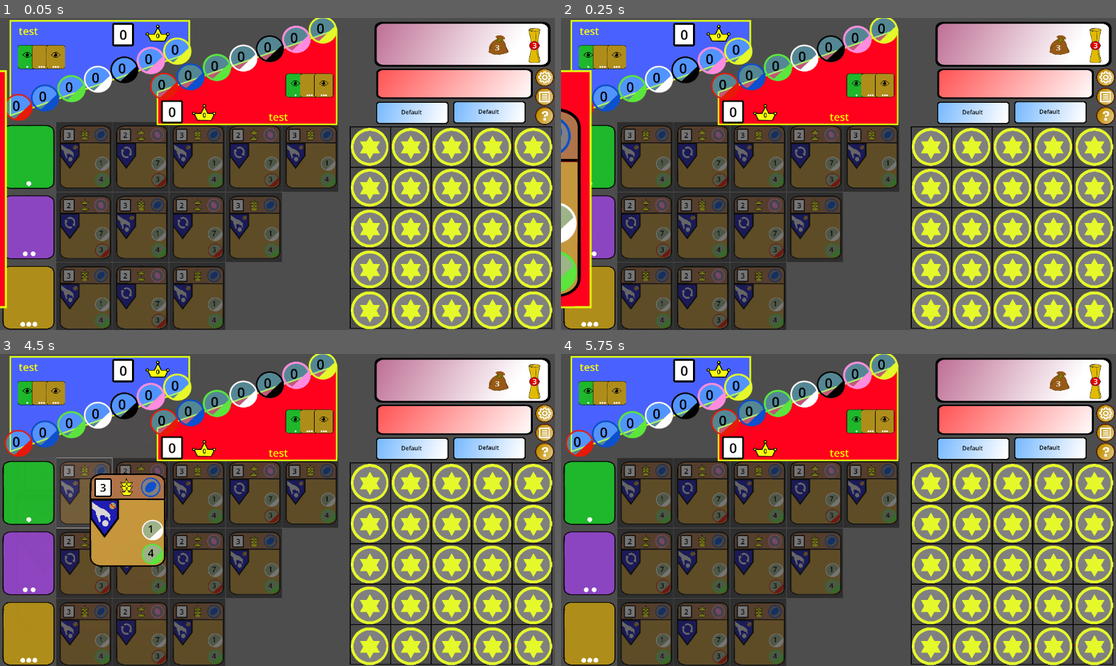
Above: before the commit, frames 1-4 (two rows, left to right).
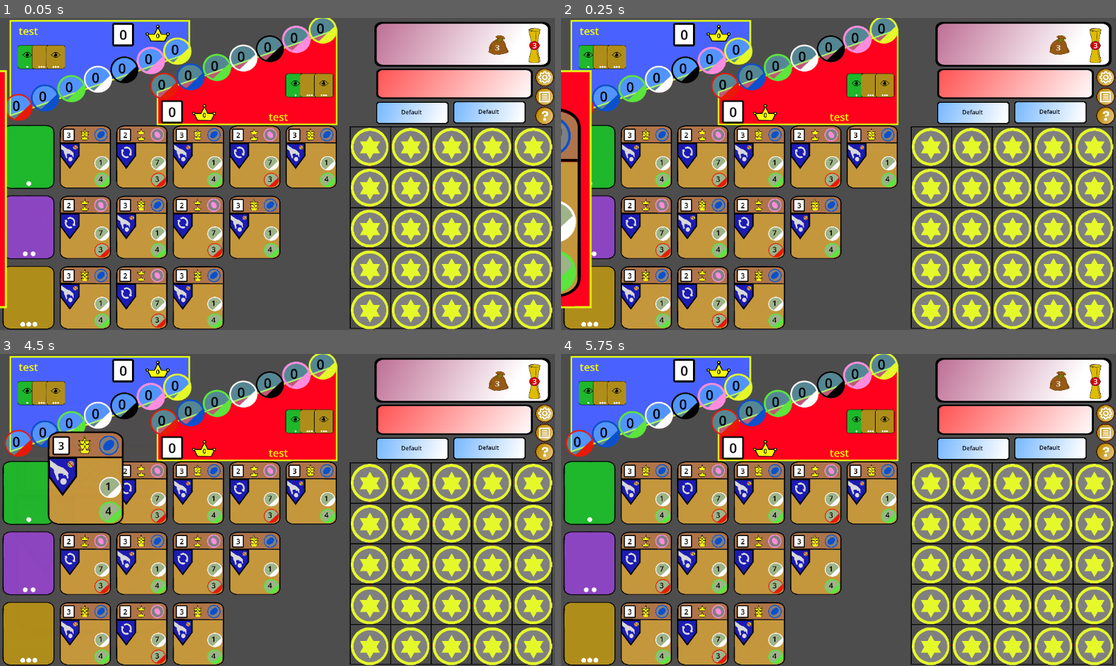
Above: after the commit, the same moments.

Repository: TonyNLM/Dueee
Game: Godot game, scene res://main.tscn
Same seed, same stepped clock (60 frames per second), same inputs: the game is played once before the commit and once after it. This scene is started directly instead of the project's main scene.
Inputs (mouse positions are in pixels of both pictures, inside the frame that each line leads up to):
- Up to frame 1 (0.05 s): no input
- Up to frame 2 (0.25 s): no input
- Up to frame 3 (4.5 s): click (83, 494) at 0.52 s; click (410, 450) at 1.27 s; click (543, 413) at 2 s; click (543, 432) at 2.75 s; click (543, 450) at 3.5 s; click (83, 494) at 4.27 s
- Up to frame 4 (5.75 s): click (971, 450) at 5.02 s

The runs differ from the first frame. In frame 1, 23% of the frame differs, in the area x 10-61%, y 33-100%; in frame 2, 24%; in frame 3, 25%, in the area x 8-61%, y 24-100%; in frame 4, 23%.

Commit message:
After Debug, completed zoom in feature

Diff:
--- a/Godot test/CardList.gd
+++ b/Godot test/CardList.gd
@@ -21,14 +21,17 @@
 
 	Focus=false
 	$Card_Enlarge.visible = false
+	#$Card_Enlarge.MOUSE_FILTER_IGNORE = false
 
 
 # Called every frame. 'delta' is the elapsed time since the previous frame.
 func _process(delta):
 	if Focus:
 		var mouse_position = get_local_mouse_position()
-		var offset_x
-		var offset_y
+		var offset_x = -300
+		var offset_y =-300
+		mouse_position.x+=offset_x
+		mouse_position.y+=offset_y
 		$Card_Enlarge.position = mouse_position
 	pass
 
--- a/Godot test/Card_Button.tscn
+++ b/Godot test/Card_Button.tscn
@@ -9,6 +9,8 @@
 [node name="Card_Base" parent="." instance=ExtResource("1_k6vya")]
 
 [node name="Button" type="Button" parent="."]
+modulate = Color(1, 1, 1, 0)
 custom_minimum_size = Vector2(400, 500)
 layout_mode = 2
+mouse_filter = 1
 script = ExtResource("2_wskt4")
--- a/Godot test/card_base.tscn
+++ b/Godot test/card_base.tscn
@@ -37,6 +37,7 @@
 offset_right = -199.0
 offset_bottom = -308.0
 scale = Vector2(1.71, 1.71)
+mouse_filter = 2
 theme_override_colors/default_color = Color(0, 0, 0, 1)
 theme_override_font_sizes/normal_font_size = 60
 text = "1
@@ -60,16 +61,18 @@
 scale = Vector2(0.51, 0.51)
 
 [node name="CostContainer" type="GridContainer" parent="."]
-offset_left = 290.0
-offset_top = 248.0
-offset_right = 648.0
-offset_bottom = 596.0
-scale = Vector2(1.615, 1.615)
+offset_left = 274.0
+offset_top = 238.0
+offset_right = 626.0
+offset_bottom = 592.0
+scale = Vector2(1.66, 1.66)
+mouse_filter = 2
 columns = 2
 
 [node name="CostItem4" type="CenterContainer" parent="CostContainer"]
 custom_minimum_size = Vector2(150, 140)
 layout_mode = 2
+mouse_filter = 2
 
 [node name="Cost_Parent" parent="CostContainer/CostItem4" instance=ExtResource("10_ur8u3")]
 
--- a/Godot test/main.tscn
+++ b/Godot test/main.tscn
@@ -19,6 +19,14 @@
 
 [node name="Main" type="Node2D"]
 metadata/_edit_horizontal_guides_ = [-19.0]
+
+[node name="Player_Banner" parent="." instance=ExtResource("14_2y4se")]
+position = Vector2(18, 1)
+scale = Vector2(0.545, 0.545)
+
+[node name="Player_Banner2" parent="." instance=ExtResource("15_amsr3")]
+position = Vector2(320, -43)
+scale = Vector2(0.545, 0.545)
 
 [node name="Board" parent="." instance=ExtResource("1_xmi4d")]
 position = Vector2(726, 225)
@@ -97,13 +105,5 @@
 texture_normal = ExtResource("8_167hf")
 texture_pressed = ExtResource("9_kij6r")
 
-[node name="Player_Banner" parent="." instance=ExtResource("14_2y4se")]
-position = Vector2(18, 1)
-scale = Vector2(0.545, 0.545)
-
-[node name="Player_Banner2" parent="." instance=ExtResource("15_amsr3")]
-position = Vector2(320, -43)
-scale = Vector2(0.545, 0.545)
-
 [node name="Player2_Card_Interaction_Popup" parent="." instance=ExtResource("16_jxp60")]
 position = Vector2(-370, 101)
